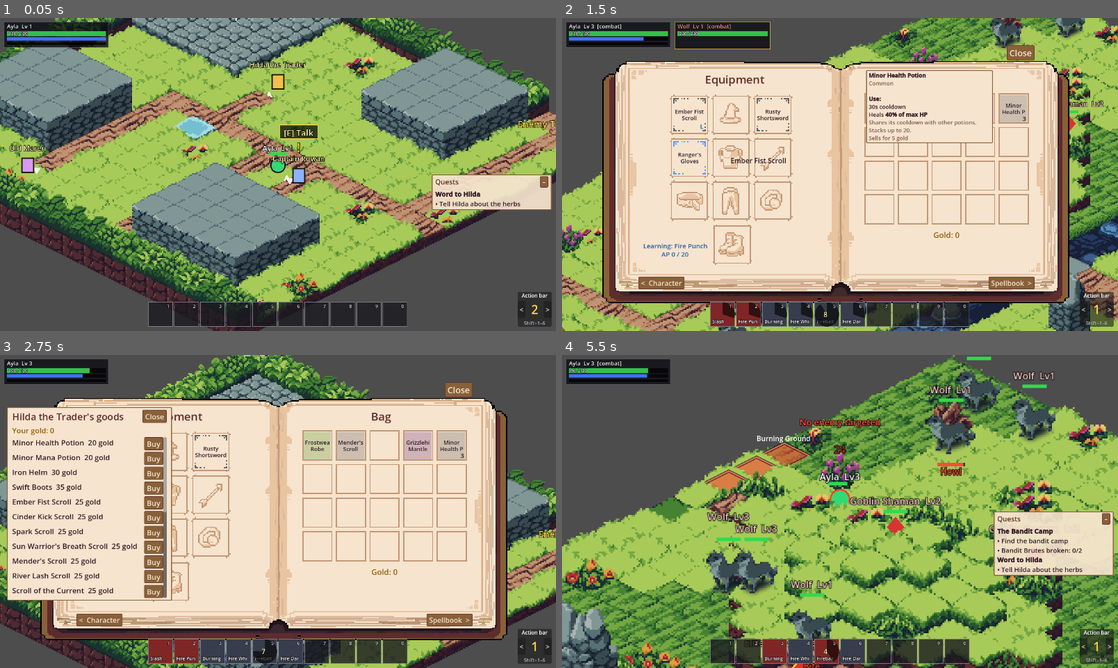
Above: before the commit, frames 1-4 (two rows, left to right).
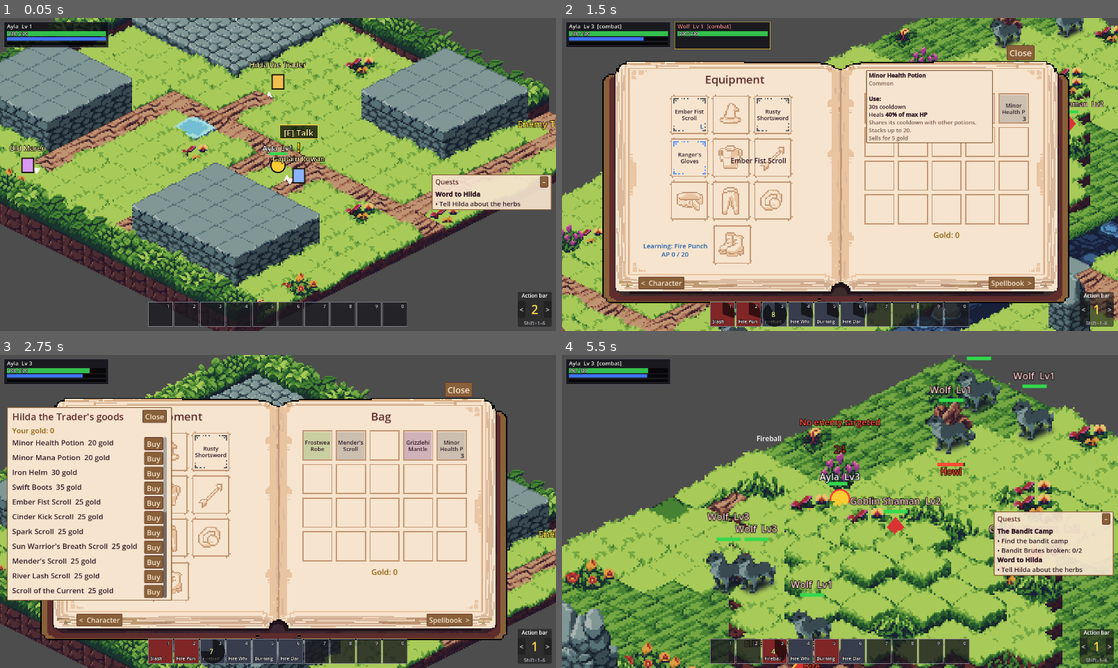
Above: after the commit, the same moments.

Repository: victorduvergermacarons-lang/Final-Wars
Game: Godot game, scene res://tests/visual/shots.tscn
The game is run twice, just before and just after one commit, with the same random seed, the same clock (stepped at 60 frames per second) and the same inputs. This scene is started directly instead of the project's main scene.
Inputs (mouse positions are in pixels of both pictures, inside the frame that each line leads up to):
- Up to frame 1 (0.05 s): no input
- Up to frame 2 (1.5 s): tap Enter at 0.5 s; drag from (617, 33) to (895, 105) at 0.52 s; drag from (689, 115) to (812, 237) at 1.27 s
- Up to frame 3 (2.75 s): click (278, 542) at 2.02 s; type "12" at 2.1 s
- Up to frame 4 (5.5 s): move the mouse to (728, 452) at 2.77 s; hold D (move_right) 2.78-3.5 s; hold R (release) 2.78-3.5 s; click (728, 452) at 2.92 s; drag from (723, 652) to (673, 464) at 3.52 s; drag from (751, 652) to (867, 511) at 4.27 s; drag from (773, 652) to (756, 433) at 5.02 s

The runs differ from the first frame. In frame 1, less than 0.1% of the frame differs, in the area x 48-52%, y 44-50%; in frame 2, 0.4%; in frame 3, 0.4%; in frame 4, 1.6%, in the area x 25-89%, y 13-98%.

Commit message:
Training Dummy in the testing grounds: huge health, never moves or attacks
Co-Authored-By: Claude Opus 5.5 <noreply@anthropic.com>

Diff:
--- /dev/null
+++ b/content/enemies/training_dummy.tres
@@ -0,0 +1,21 @@
+[gd_resource type="Resource" script_class="EnemyDef" format=3]
+
+[ext_resource type="Script" path="res://data/defs/enemy_def.gd" id="1_dummy"]
+[ext_resource type="Script" path="res://data/defs/stat_block.gd" id="2_dummy"]
+
+[sub_resource type="Resource" id="Resource_dummy"]
+script = ExtResource("2_dummy")
+hp = 1000000.0
+
+[resource]
+script = ExtResource("1_dummy")
+id = &"training_dummy"
+display_name = "Training Dummy"
+level = 1
+stats = SubResource("Resource_dummy")
+aggro_radius = 0
+leash_radius = 6
+xp_reward = 0
+ap_reward = 0
+weight = 2
+training_dummy = true
--- a/data/defs/enemy_def.gd
+++ b/data/defs/enemy_def.gd
@@ -33,6 +33,11 @@
 @export var respawn_seconds: float = 30.0
 ## Elites are shown bigger with a gold outline and "Elite" on their name.
 @export var elite: bool = false
+## A training dummy (practice target): never moves, turns or attacks, can't be
+## knocked back or pulled, gives no Mastery, and drops a hero from its threat list
+## once they are past its leash radius (so their combat ends). In the testing
+## grounds it stands by the entrance instead of getting a pen. Drawn as a mannequin.
+@export var training_dummy: bool = false
 ## How far knockbacks and pulls move it (Weight.adjust).
 @export var weight: Weight.Id = Weight.Id.MEDIUM
 ## Played once when the enemy first starts fighting (spotting a hero or being
--- a/data/testing_grounds.gd
+++ b/data/testing_grounds.gd
@@ -29,6 +29,9 @@
 ## The gate back to Millbrook: these columns of the last row.
 const GATE := [3, 4]
 const SHRINE := Vector2i(6, -1) # y: relative to the road (the row above it)
+## Training dummies: the grass corner behind the entrance, west of the first pen's
+## wall (further dummies go 2 rows toward the road each).
+const DUMMY := Vector2i(3, 2)
 
 const LEGEND := {
 	".": "grass", "p": "path", "#": "stone_wall", "b": "bush", "c": "cobble", "x": "cracked",
@@ -38,6 +41,9 @@
 ## Fills `zone` (keeps its id, name, tileset and edges) with pens for `enemies`
 ## (EnemyDefs). `shrine`: the NpcDef of the Reset Shrine (or null).
 static func build(zone: ZoneDef, enemies: Array, shrine: NpcDef = null) -> void:
+	# Training dummies stand by the entrance, not in pens.
+	var dummies: Array = enemies.filter(func(e): return e.training_dummy)
+	enemies = enemies.filter(func(e): return not e.training_dummy)
 	var normal: Array = enemies.filter(func(e): return not e.elite)
 	var bosses: Array = enemies.filter(func(e): return e.elite)
 	var order := func(a, b): return [a.level, String(a.id)] < [b.level, String(b.id)]
@@ -134,6 +140,12 @@
 		s.respawn_seconds = zone.enemy_respawn_seconds
 		spawns.append(s)
 		landmarks.append(_landmark("%s (Lv %d)" % [all[i].display_name, all[i].level], Vector2i(xs[i], road - 1)))
+	for i in dummies.size():
+		var s := EnemySpawn.new()
+		s.enemy = dummies[i]
+		s.tile = DUMMY + Vector2i(0, i * 2)
+		s.respawn_seconds = zone.enemy_respawn_seconds
+		spawns.append(s)
 	zone.enemy_spawns = spawns
 	landmarks.append(_landmark("Enemy Testing Grounds", Vector2i(2, road - 1)))
 	if arena_x >= 0:
--- a/sim/ai/enemy_brain.gd
+++ b/sim/ai/enemy_brain.gd
@@ -79,6 +79,9 @@
 
 
 static func _fight(world: WorldSim, enemy: Enemy) -> void:
+	if enemy.def.training_dummy:
+		_stand_as_dummy(world, enemy)
+		return
 	if enemy.threat.is_empty() \
 			or GridModel.distance(enemy.tile(), enemy.home_tile) > enemy.def.leash_radius:
 		_start_evade(world, enemy)
@@ -315,6 +318,18 @@
 		world.emit({"type": "enrage", "source": enemy.id, "target": enemy.id, "buff": buff.id})
 
 
+## A training dummy only lets go: heroes who died, left or walked past its leash
+## radius come off its threat list; with nobody left it resets (full health).
+static func _stand_as_dummy(world: WorldSim, enemy: Enemy) -> void:
+	for id in enemy.threat.ids():
+		var hero := world.get_actor(id)
+		if hero == null or not hero.alive \
+				or GridModel.distance(enemy.tile(), hero.tile()) > enemy.def.leash_radius:
+			enemy.threat.remove(id)
+	if enemy.threat.is_empty():
+		_start_evade(world, enemy)
+
+
 static func _start_evade(world: WorldSim, enemy: Enemy) -> void:
 	enemy.state = Enemy.State.EVADING
 	enemy.evading = true
--- a/sim/combat/ability_resolver.gd
+++ b/sim/combat/ability_resolver.gd
@@ -275,6 +275,8 @@
 				_try_ground(ctx, caster, ability, target, events)
 			if target.is_large():
 				return # a large body (Sunscale Drake) isn't shoved around
+			if target is Enemy and (target as Enemy).def.training_dummy:
+				return # a training dummy stays put
 			var dir := TileGeometry.snap8(Vector2((caster.tile() - target.tile()) if pull else (target.tile() - caster.tile())))
 			if effect.push_along_cast and ctx.cast_dir != Vector2i.ZERO:
 				dir = ctx.cast_dir
--- a/sim/world_sim.gd
+++ b/sim/world_sim.gd
@@ -624,7 +624,8 @@
 			continue
 		var t := get_actor(e.get("target", -1))
 		if t is Enemy:
-			levels.append((t as Enemy).level)
+			if not (t as Enemy).def.training_dummy: # practice gives no Mastery
+				levels.append((t as Enemy).level)
 		elif t != null and e.type in ["heal", "buff", "shield"] and hero.in_combat(now):
 			helped = true
 	for e in TreeRules.on_use(hero, ability, levels, helped, rules):
--- a/tests/integration/test_testing_grounds_playthrough.gd
+++ b/tests/integration/test_testing_grounds_playthrough.gd
@@ -108,6 +108,8 @@
 	var reports := []
 	var road: int = _sim().zone.landmarks[0].tile.y + 1
 	for spawn in _sim().zone.enemy_spawns:
+		if spawn.enemy.training_dummy:
+			continue # a practice target: it can't be beaten
 		var enemy: Enemy = _sim().enemies().filter(func(e): return e.spawn_tile == spawn.tile)[0]
 		_debug("heal")
 		if spawn.enemy.elite:
--- a/tests/unit/test_testing_grounds.gd
+++ b/tests/unit/test_testing_grounds.gd
@@ -37,7 +37,8 @@
 	assert_true(count.has(&"salamander_hound"))
 	var signs := zone.landmarks.map(func(l): return l.name)
 	for s in zone.enemy_spawns:
-		assert_true(signs.has("%s (Lv %d)" % [s.enemy.display_name, s.enemy.level]), "sign for %s" % s.enemy.id)
+		if not s.enemy.training_dummy: # the dummy stands by the entrance, no pen or sign
+			assert_true(signs.has("%s (Lv %d)" % [s.enemy.display_name, s.enemy.level]), "sign for %s" % s.enemy.id)
 
 
 func test_an_enemy_added_later_gets_a_pen() -> void:
@@ -60,6 +61,8 @@
 			var d := GridModel.distance(a.tile, b.tile)
 			assert_gte(d, TestingGrounds.reach(a.enemy) + b.enemy.aggro_radius + TestingGrounds.MARGIN,
 					"%s's fight stays out of %s's sight" % [a.enemy.id, b.enemy.id])
+			if b.enemy.training_dummy:
+				continue # a pack call only calls its own kind
 			assert_gte(d, a.enemy.leash_radius + a.enemy.pack_call_radius + TestingGrounds.MARGIN,
 					"%s's call can't reach %s" % [a.enemy.id, b.enemy.id])
 
@@ -107,6 +110,8 @@
 ## standing right next to it: no other enemy may join.
 func test_pulling_one_enemy_to_its_leash_never_pulls_another() -> void:
 	for spawn in zone.enemy_spawns:
+		if spawn.enemy.training_dummy:
+			continue # it never moves (test_training_dummy.gd)
 		for dir in [Vector2i(1, 0), Vector2i(-1, 0)]:
 			var sim := WorldSim.new(zone, db.rules, 2)
 			var hero := _strong_hero(sim)
--- /dev/null
+++ b/tests/unit/test_training_dummy.gd
@@ -0,0 +1,95 @@
+extends GutTest
+## The Training Dummy: a practice target by the testing grounds' entrance. Huge
+## health, never moves or attacks, can't be knocked back, gives no Mastery, and
+## lets a hero out of combat once they walk past its leash radius.
+
+var world: WorldSim
+var hero: Hero
+var dummy: Enemy
+var dummy_def: EnemyDef
+
+
+func before_each() -> void:
+	var zone := ZoneDef.new()
+	zone.id = &"plain"
+	var rows: PackedStringArray = []
+	var walk: PackedStringArray = []
+	for y in 20:
+		rows.append("0".repeat(20))
+		walk.append(".".repeat(20))
+	zone.height_rows = rows
+	zone.walk_rows = walk
+	zone.graveyards = [Vector2i(0, 0)]
+	zone.hero_spawns = [Vector2i(0, 0)]
+	world = WorldSim.new(zone, ContentDB.rules, 3)
+	dummy_def = ContentDB.enemies[&"training_dummy"]
+	var hd := HeroDef.new()
+	hd.base_stats = StatBlock.make({Stat.Id.HP: 500, Stat.Id.MANA: 500, Stat.Id.MAG_ATK: 20, Stat.Id.JUMP: 2})
+	hero = world.add_hero(hd)
+	hero.move.place(Vector2i(10, 10))
+	dummy = world.add_enemy(dummy_def, Vector2i(11, 10))
+
+
+func _run(seconds: float) -> Array:
+	var events := []
+	for i in roundi(seconds / world.rules.tick_seconds):
+		events.append_array(world.step())
+	return events
+
+
+func _hit(ability_id: StringName) -> void:
+	world.cast(hero, ContentDB.abilities[ability_id], dummy)
+	world.step()
+
+
+func test_data() -> void:
+	assert_true(dummy_def.training_dummy)
+	assert_gte(dummy_def.stats.hp, 1000000.0, "ridiculously high health")
+	assert_true(dummy_def.abilities.is_empty(), "no attacks")
+	assert_eq(dummy_def.xp_reward, 0)
+
+
+func test_takes_hits_and_never_moves_or_attacks() -> void:
+	_hit(&"F01") # Fire Punch
+	assert_lt(dummy.hp, dummy.stats.hp, "it takes the hit")
+	assert_true(hero.in_combat(world.now), "hitting it is a fight (practice under combat rules)")
+	var events := _run(10.0)
+	assert_eq(dummy.tile(), Vector2i(11, 10), "never moves")
+	assert_eq(hero.hp, 500.0, "never attacks")
+	assert_false(events.any(func(e): return e.get("source", -1) == dummy.id and e.type in ["damage", "cast_start"]))
+
+
+func test_knockbacks_dont_move_it() -> void:
+	_hit(&"A01") # Air Palm: damage + knockback 1
+	assert_eq(dummy.tile(), Vector2i(11, 10))
+
+
+func test_walking_away_ends_the_fight_and_it_resets() -> void:
+	_hit(&"F01")
+	assert_true(hero.in_combat(world.now))
+	hero.move.place(Vector2i(11 + dummy_def.leash_radius + 2, 10))
+	_run(0.5)
+	assert_false(hero.in_combat(world.now), "out of combat once past its leash radius")
+	_run(0.5)
+	assert_eq(dummy.hp, dummy.stats.hp, "back to full health")
+	assert_false(dummy.evading, "and targetable again")
+
+
+func test_no_mastery_from_practice() -> void:
+	var h := world.add_saved_hero(CharacterData.new_character("Practice", ContentDB.heroes[&"adventurer"]), ContentDB)
+	h.move.place(Vector2i(10, 11))
+	dummy.move.place(Vector2i(10, 12))
+	var before := Mastery.permanent(h, "Fire")
+	for i in 5:
+		world.cast(h, ContentDB.abilities[&"F01"], dummy)
+		_run(2.5)
+	assert_eq(Mastery.permanent(h, "Fire"), before)
+
+
+func test_stands_by_the_testing_grounds_entrance_not_in_a_pen() -> void:
+	var zone: ZoneDef = ContentDB.zones[&"enemy_testing"]
+	var spawns := zone.enemy_spawns.filter(func(s): return s.enemy.id == &"training_dummy")
+	assert_eq(spawns.size(), 1)
+	assert_eq(spawns[0].tile, TestingGrounds.DUMMY)
+	assert_lt(spawns[0].tile.x, TestingGrounds.ENTRANCE_WIDTH - 1, "west of the first pen's wall")
+	assert_false(zone.landmarks.any(func(l): return l.name.begins_with("Training Dummy")), "no pen sign")
--- a/tests/visual/shots.gd
+++ b/tests/visual/shots.gd
@@ -447,6 +447,16 @@
 	hud.set_timing_bar_place(TimingBarView.Place.BELOW_HERO)
 	hud.set_timing_bar_sliding(true)
 	tz.remove_enemy(dw.id)
+	# 40. The Training Dummy by the entrance, after a Slash.
+	var mannequin: Enemy = tz.enemies().filter(func(e): return e.def.training_dummy)[0]
+	hero.move.place(mannequin.tile() + Vector2i(0, 1))
+	hero.cooldowns = Cooldowns.new()
+	await _snap_camera(hero)
+	tz.cast(hero, cd.abilities[&"S01"], mannequin)
+	await _until(func(): return session.render_time() - float(hero.casting.get("start", 0.0)) >= 0.5)
+	hud.input.press_timing_bar()
+	await get_tree().create_timer(0.2).timeout
+	await _shot("40_training_dummy", 1)
 	# 38. The Escape menu: the message log, then the controls; the quest tracker
 	# folded to its heading.
 	hud.client.target_id = -1
--- a/view/world_view.gd
+++ b/view/world_view.gd
@@ -614,6 +614,12 @@
 			if edef.flying and not (a as Enemy).airborne(now):
 				_draw_label(feet + Vector2(0, 22), "Grounded", Color(1, 0.9, 0.4), 11) # knocked out of the air
 			return
+		if edef.training_dummy:
+			_draw_dummy(feet, alpha)
+			_draw_label(body + Vector2(0, -26), a.display_name, Color(1, 0.9, 0.75, alpha))
+			if a.alive:
+				_draw_bar(body + Vector2(-14, -20), 28, a.hp / maxf(a.current_stats(now).hp, 1.0), Color(0.2, 0.85, 0.3))
+			return
 		var s := 1.6 if edef.elite else 1.0
 		var diamond := PackedVector2Array([body + Vector2(0, -12) * s, body + Vector2(10, 0) * s,
 				body + Vector2(0, 12) * s, body + Vector2(-10, 0) * s])
@@ -658,6 +664,24 @@
 		var body := plain.get_frame_texture(name, mini(pick.frame, plain.get_frame_count(name) - 1)) if plain != null else tex
 		draw_texture_rect(body, rect, false, Color(FLASH_STRENGTH, FLASH_STRENGTH, FLASH_STRENGTH, color.a))
 	return true
+
+
+## A training dummy: a straw mannequin on a wooden post with a crossbar for arms.
+func _draw_dummy(feet: Vector2, alpha: float) -> void:
+	var wood := Color(0.45, 0.28, 0.14, alpha)
+	var straw := Color(0.86, 0.72, 0.42, alpha)
+	var dark := Color(0.2, 0.12, 0.06, alpha)
+	draw_set_transform(feet + Vector2(0, 1), 0.0, Vector2(1.0, 0.5))
+	draw_circle(Vector2.ZERO, 9, Color(0, 0, 0, 0.3 * alpha)) # shadow
+	draw_set_transform(Vector2.ZERO)
+	draw_line(feet, feet + Vector2(0, -8), wood, 3.0) # post
+	draw_line(feet + Vector2(-11, -18), feet + Vector2(11, -18), wood, 3.0) # arms
+	var torso := Rect2(feet + Vector2(-6, -23), Vector2(12, 16))
+	draw_rect(torso, straw)
+	draw_rect(torso, dark, false, 1.0)
+	draw_line(feet + Vector2(-6, -15), feet + Vector2(6, -15), dark, 1.0) # rope belt
+	draw_circle(feet + Vector2(0, -28), 5, straw) # head
+	draw_arc(feet + Vector2(0, -28), 5, 0, TAU, 16, dark, 1.0)
 
 
 ## A bar under a unit that is casting (yellow), winding up (red) or channelling
Not shown, added: tests/unit/test_training_dummy.gd.uid
Not shown, changed: CLAUDE.md
